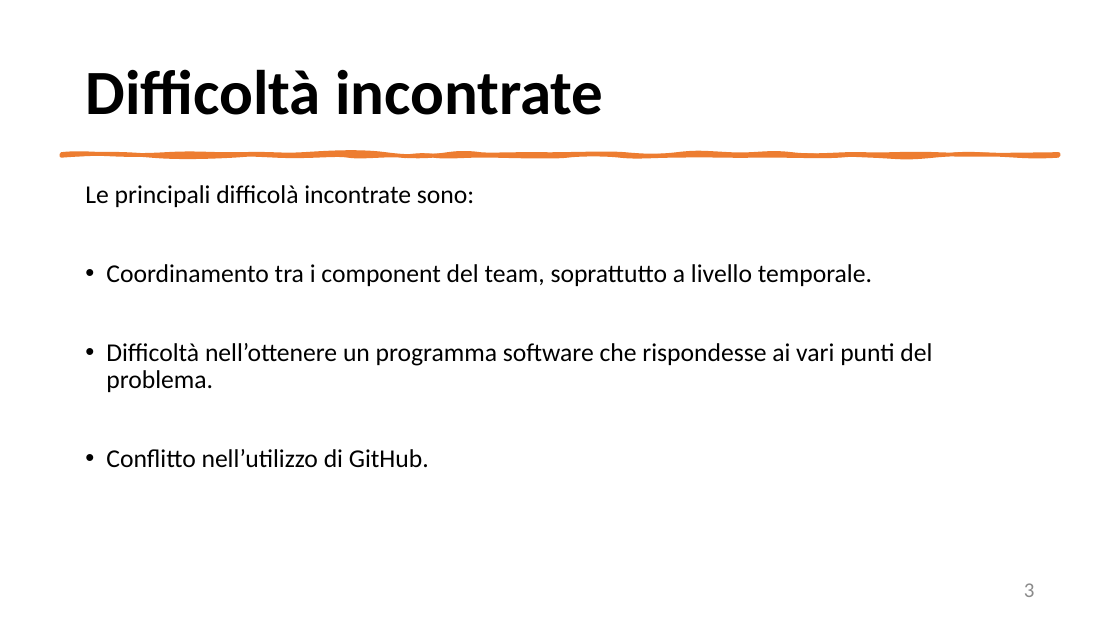
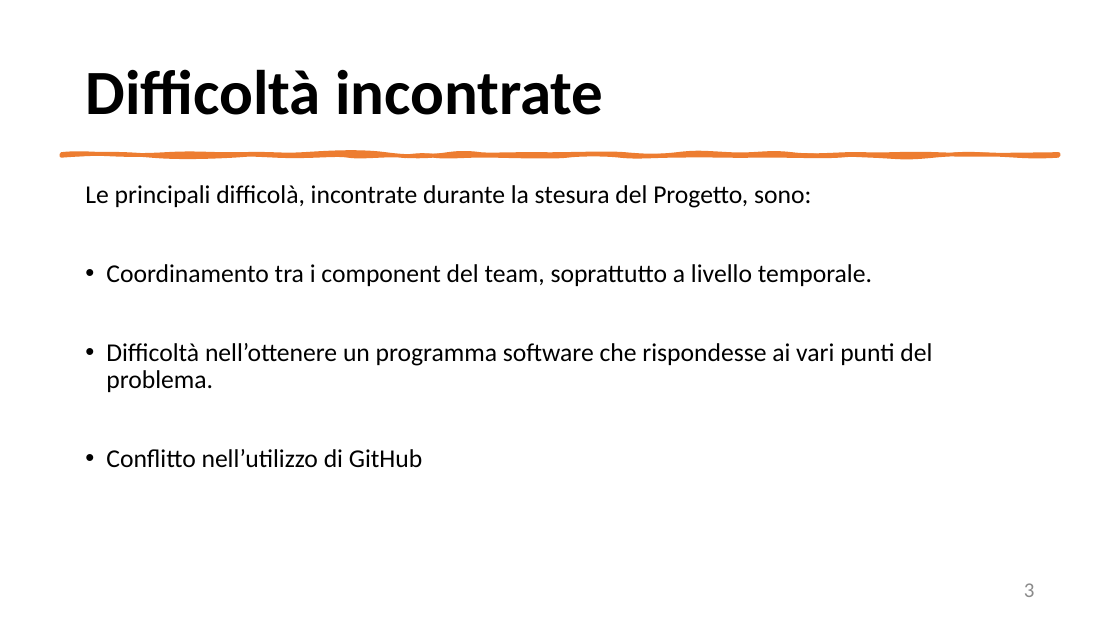
Before and after one commit to mangilimatteo/Progetto_Ingegneria_Software_Cattaneo_Mangili_Saini, a slide deck: slide 3 of Presentazione_Progetto.pptx. Drawn at 1120x630 pixels with LibreOffice and Linux fonts; fonts in the diff are those of the drawing. Boxes give left, top, right and bottom in pixels: in the first picture for what was removed or moved away, otherwise in the second. Text is boxed around its words. In the diff, an @@ line names an element or a change of style, - is before the commit and + after.

```diff
--- a/Presentazione_Progetto.pptx
+++ b/Presentazione_Progetto.pptx
@@ text at bbox=[85, 185, 811, 208]: text changed @@
-Le principali difficolà incontrate sono:
+Le principali difficolà, incontrate durante la stesura del Progetto, sono:
@@ text at bbox=[106, 449, 422, 467]: text changed @@
-• Conflitto nell’utilizzo di GitHub.
+• Conflitto nell’utilizzo di GitHub
```
Also in this commit, not shown: 4 other slides changed.
